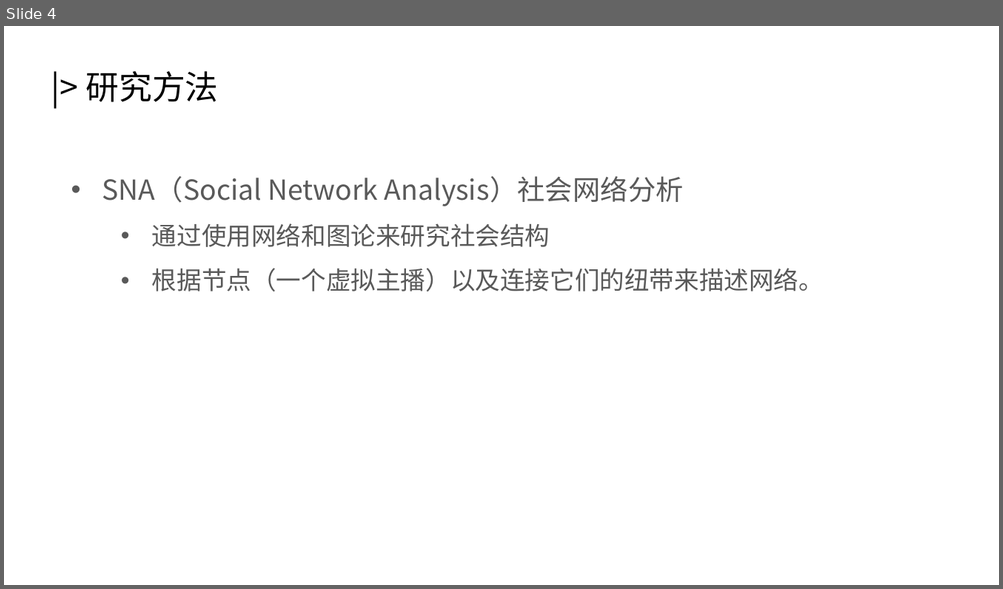
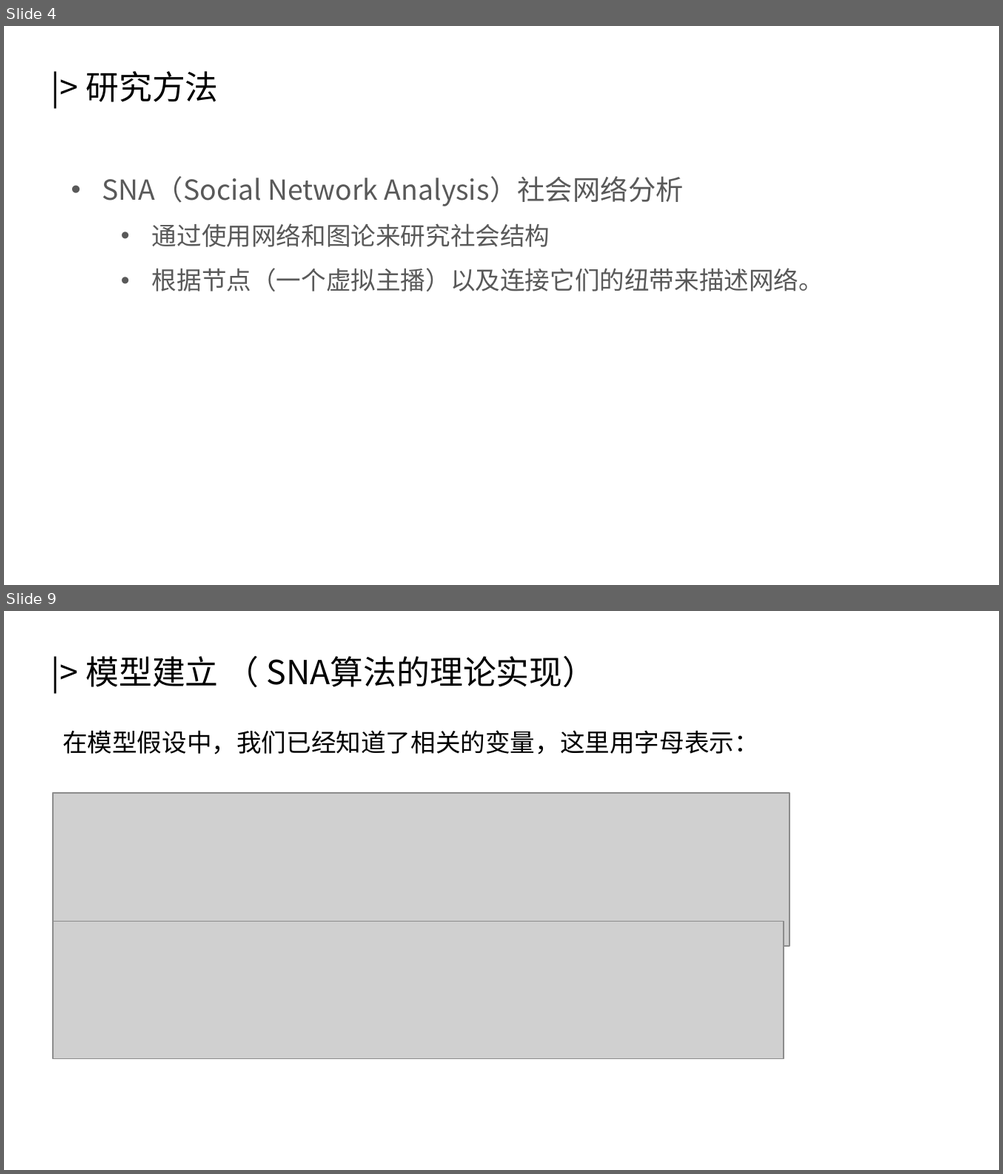
Before and after one commit to HomeArchbishop/math-modeling-2022, a slide deck: essay/复赛答辩.pptx. Shown one above the other, each under a label of ours: slide 4 before the commit, slides 4 and 9 after it; the slides between them are not shown. The pictures are 1003x589 and 1003x1174 pixels, drawn with LibreOffice and Linux fonts; fonts in the diff are those of the drawing; grey boxes stand for pictures. Boxes give left, top, right and bottom in pixels: in the first picture for what was removed or moved away, otherwise in the second. Text is boxed around its words. In the diff, an @@ line names an element or a change of style, - is before the commit and + after.

```diff
--- a/essay/复赛答辩.pptx
+++ b/essay/复赛答辩.pptx
@@ slide 9 added at (4,611,999,1170), background #FFFFFF @@
@@ text added at (86,655,596,687), 24 pt, text #000000 @@
+|> 模型建立 （ SNA算法的理论实现）
@@ text added at (62,730,759,755), 18 pt, text #000000 @@
+在模型假设中，我们已经知道了相关的变量，这里用字母表示：
@@ picture added at (53,793,790,946) @@
@@ picture added at (53,921,782,1059) @@
```
Also in this commit, not shown: 1 slide changed, 15 other slides added.
